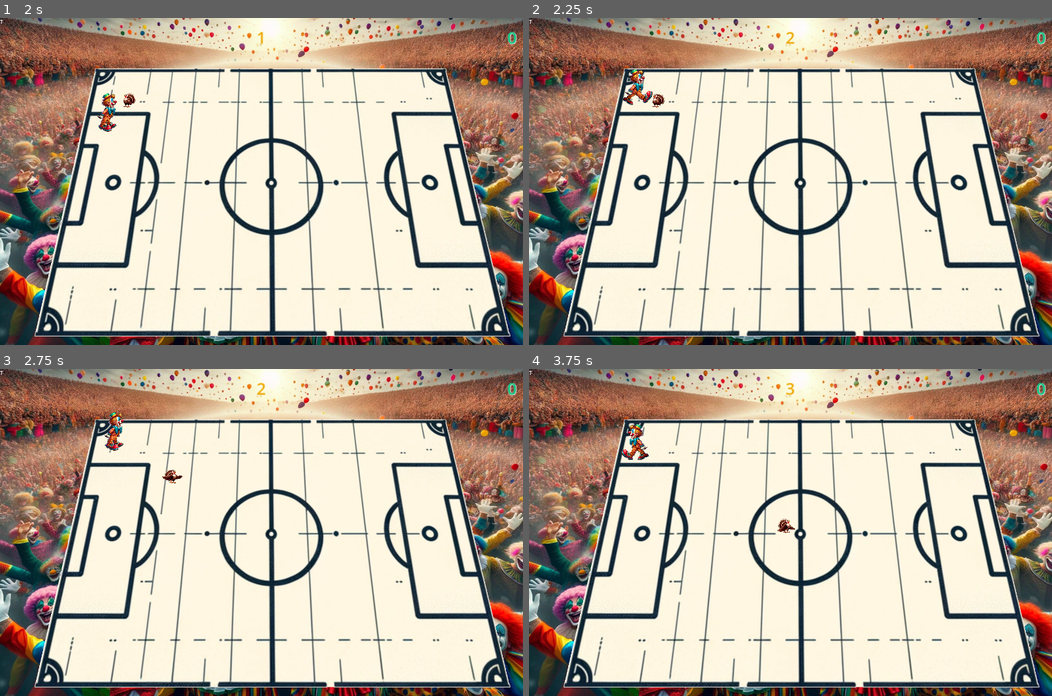
Above: before the commit, frames 1-4 (two rows, left to right).
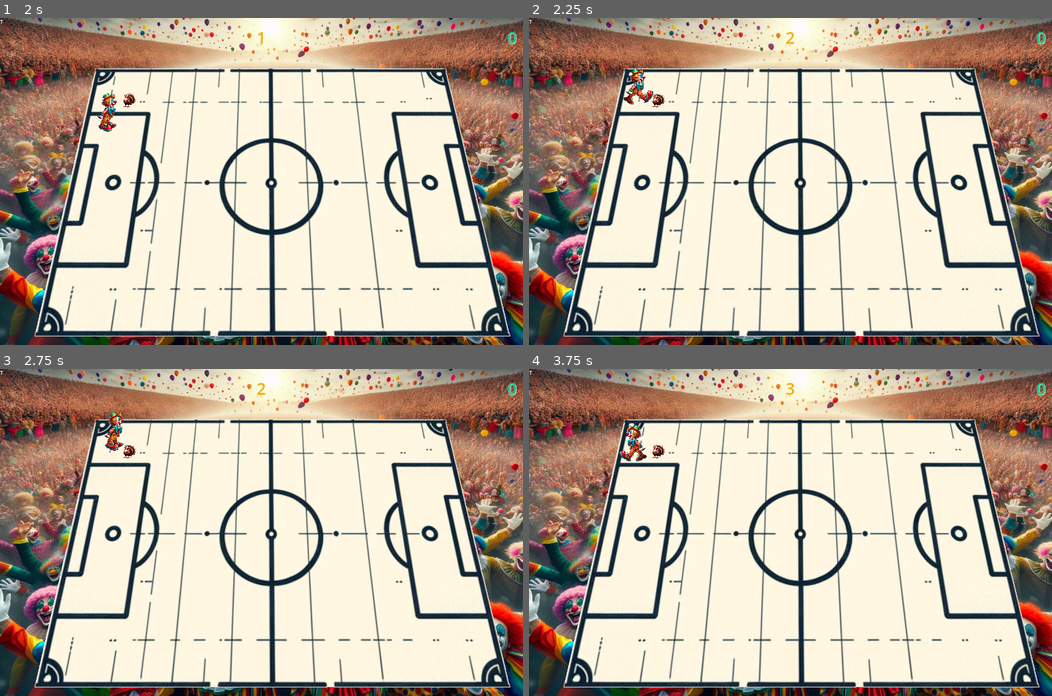
Above: after the commit, the same moments.

Repository: turkey-ball/turkey-ball
Game: Godot game, scene res://Scenes/game.tscn
Two runs of this game, one before a commit and one after it. Both use one fixed random seed, a clock stepped at 60 frames per second and the inputs below.
Inputs:
- Up to frame 1 (2 s): click "Single Game" at 0.5 s; hold Up (ui_up) from 1.28 s (still down)
- Up to frame 2 (2.25 s): keep holding Up (ui_up)
- Up to frame 3 (2.75 s): keep holding Up (ui_up)
- Up to frame 4 (3.75 s): release Up (ui_up) at 2.78 s; hold Left (ui_left) from 2.78 s (still down)

Frame 1 is identical in both runs. In frame 2, 0.3% of the frame differs, in the area x 17-24%, y 15-27%; in frame 3, 0.1%; in frame 4, 0.5%, in the area x 17-51%, y 16-51%.

Commit message:
turkey movement improved and depends on velocity

Diff:
--- a/Scenes/player.tscn
+++ b/Scenes/player.tscn
@@ -159,10 +159,6 @@
 "name": &"walk",
 "speed": 15.0
 }]
-
-[sub_resource type="CapsuleShape2D" id="CapsuleShape2D_u4cv8"]
-radius = 13.1255
-height = 85.7538
 
 [sub_resource type="CircleShape2D" id="CircleShape2D_oqyve"]
 radius = 83.0542
@@ -181,6 +177,10 @@
 properties/3/spawn = true
 properties/3/replication_mode = 1
 
+[sub_resource type="CapsuleShape2D" id="CapsuleShape2D_u4cv8"]
+radius = 13.1255
+height = 85.7538
+
 [node name="Player" type="CharacterBody2D"]
 script = ExtResource("1_3yj7q")
 
@@ -197,11 +197,6 @@
 frame_progress = 0.825883
 offset = Vector2(2.08165e-12, 2.08165e-12)
 
-[node name="feet" type="CollisionShape2D" parent="."]
-position = Vector2(1, 70)
-rotation = 1.53764
-shape = SubResource("CapsuleShape2D_u4cv8")
-
 [node name="Area2D" type="Area2D" parent="."]
 collision_layer = 16
 collision_mask = 16
--- a/Scripts/turkey.gd
+++ b/Scripts/turkey.gd
@@ -68,8 +68,8 @@
 	if body.name == "Player" \
 	|| body.get_class() == "CharacterBody2D" \
 	|| (typeof("CharacterBody2D") && haveChaosMode):
-		var new_direction = position - body.position
-		linear_velocity = new_direction
+		var new_direction = (position - body.position)/3
+		linear_velocity = body.velocity / 1.2
 		inertia = TURKEY_WEIGHT
 		apply_impulse(new_direction * TURKEY_SPEED)
 		$scream1.play()
